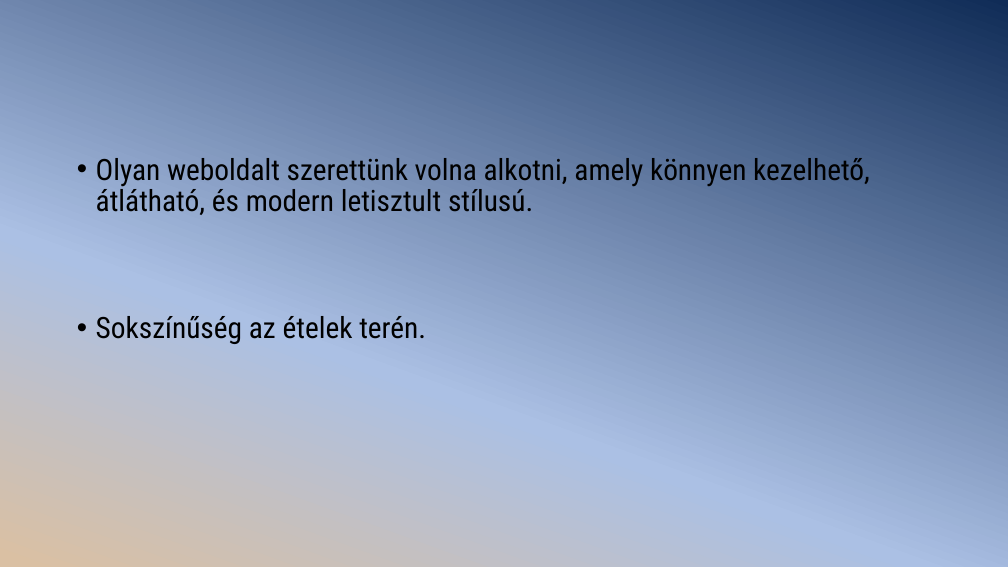
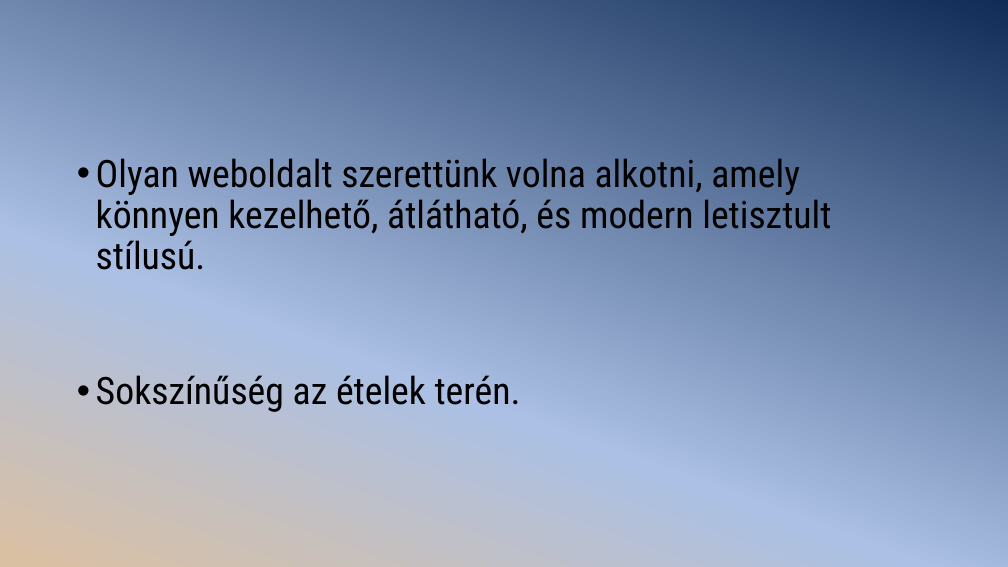
Before and after one commit to jovanovskiviktor/IKT_Projekt_1, a slide deck: slide 4 of 1_projekt/Bemutató V.CS.P.pptx (slide 3 before the commit). Drawn at 1008x567 pixels with LibreOffice and Linux fonts; fonts in the diff are those of the drawing. Boxes give left, top, right and bottom in pixels: in the first picture for what was removed or moved away, otherwise in the second. Text is boxed around its words. In the diff, an @@ line names an element or a change of style, - is before the commit and + after.

```diff
--- a/1_projekt/Bemutató V.CS.P.pptx
+++ b/1_projekt/Bemutató V.CS.P.pptx
@@ text "Olyan weboldalt szerettünk volna alkotni, ..." at (96,158,831,412): size 28 to 36 pt @@
```
Also in this commit, not shown: 1 other slide changed, 2 slides added, 6 other files.
